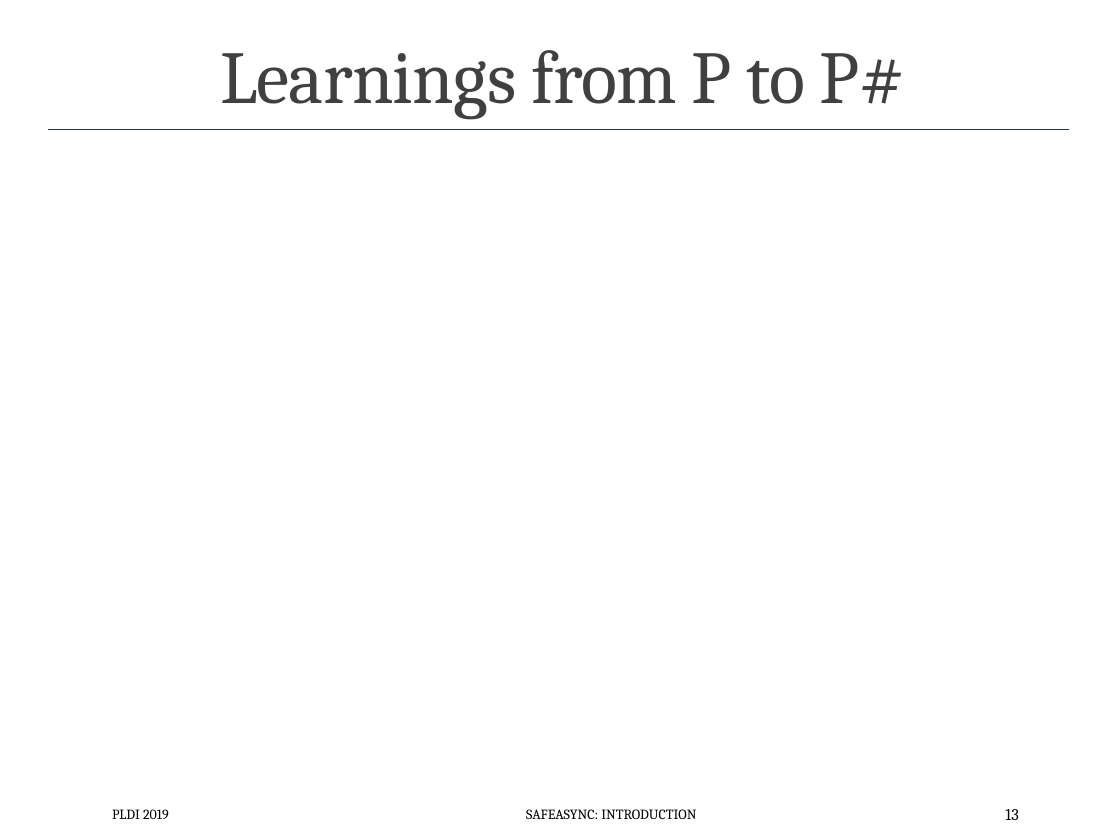
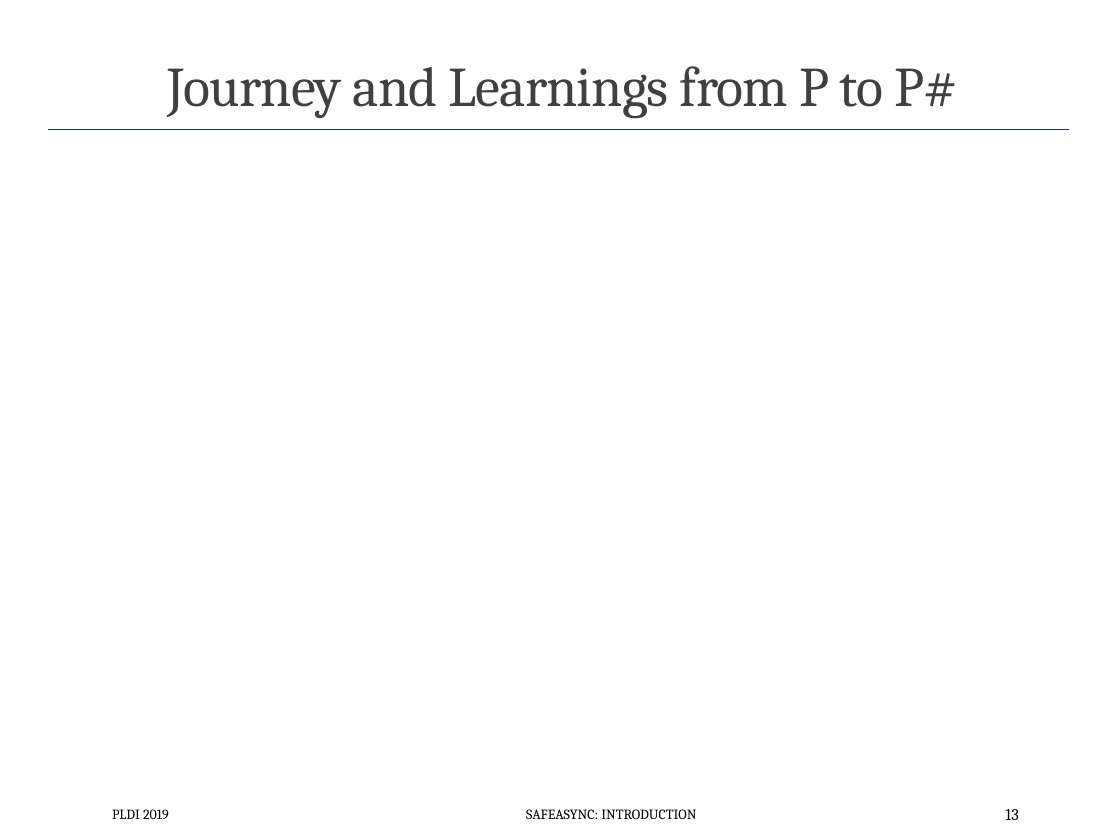
Before and after one commit to p-org/plditutorial, a slide deck: slide 13 of Presentations/1 - Introduction.pptx. Drawn at 1120x840 pixels with LibreOffice and Linux fonts; fonts in the diff are those of the drawing. Boxes give left, top, right and bottom in pixels: in the first picture for what was removed or moved away, otherwise in the second. Text is boxed around its words. In the diff, an @@ line names an element or a change of style, - is before the commit and + after.

```diff
--- a/Presentations/1 - Introduction.pptx
+++ b/Presentations/1 - Introduction.pptx
@@ title at (168, 66, 958, 119): text changed; size 48 to 36 pt @@
-Learnings from P to P#
+Journey and Learnings from P to P#
```
Also in this commit, not shown: 6 other slides changed.
